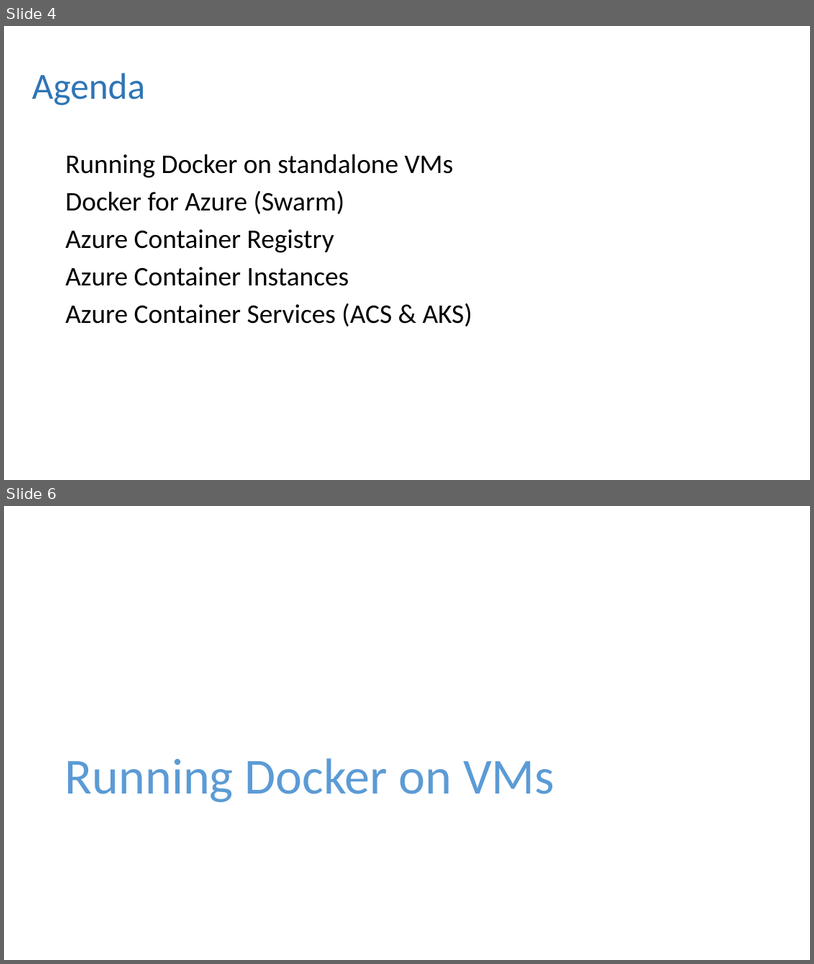
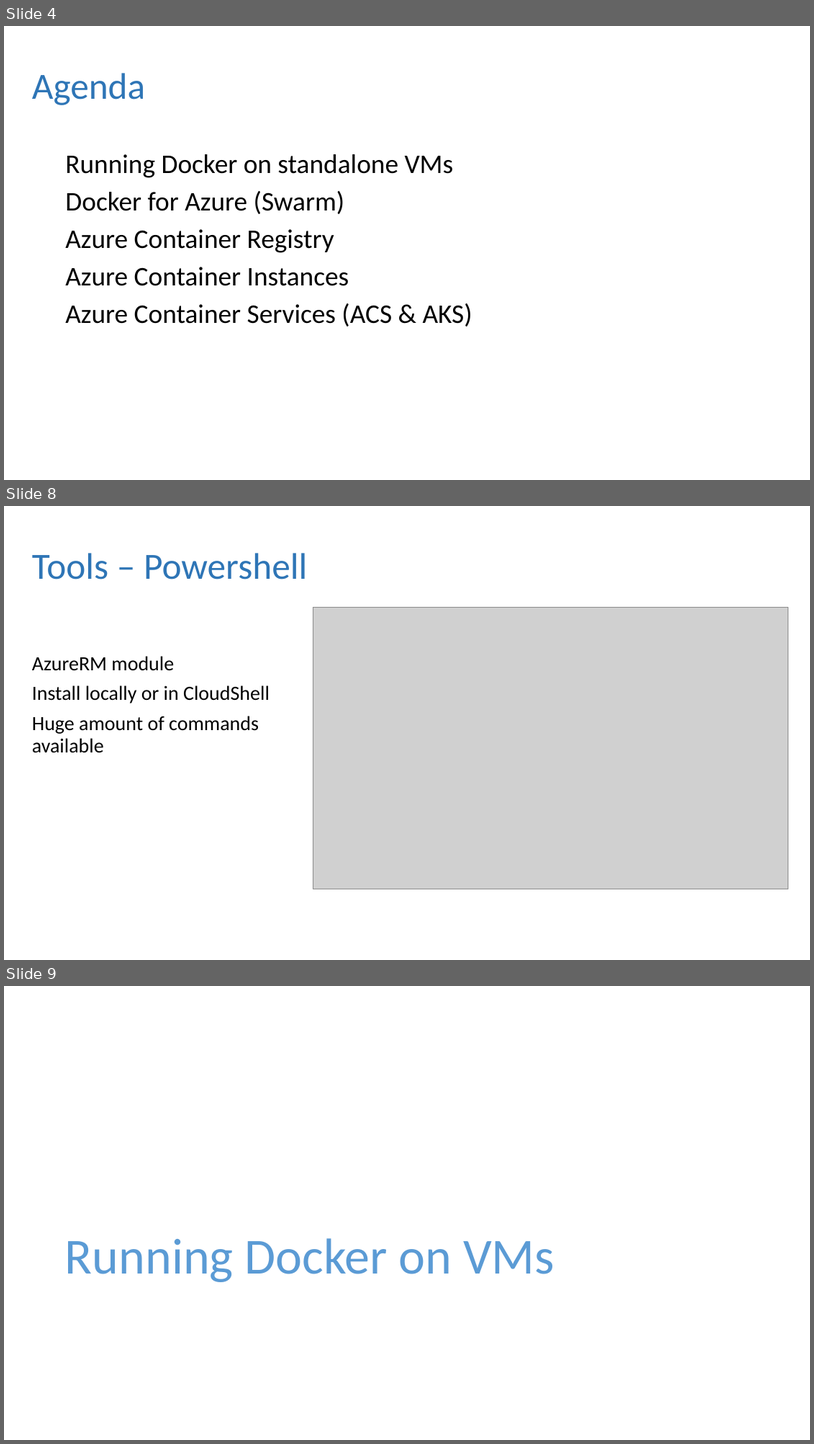
Before and after one commit to dbafromthecold/ContainersInTheCloud, a slide deck: ContainersInTheCloud.pptx. Shown one above the other, each under a label of ours: slides 4 and 6 before the commit, slides 4, 8 and 9 after it; the slides between them are not shown. The pictures are 814x964 and 814x1444 pixels, drawn with LibreOffice and Linux fonts; fonts in the diff are those of the drawing; grey boxes stand for pictures; background and template pictures are left out. Boxes give left, top, right and bottom in pixels: in the first picture for what was removed or moved away, otherwise in the second. Text is boxed around its words. In the diff, an @@ line names an element or a change of style, - is before the commit and + after.

```diff
--- a/ContainersInTheCloud.pptx
+++ b/ContainersInTheCloud.pptx
@@ slide 8 added at box(4, 506, 810, 960), background picture (left out) @@
@@ title added at box(32, 553, 307, 579), 44 pt, text #2E75B6 @@
+Tools – Powershell
@@ picture added at box(313, 607, 789, 889) @@
@@ text added at box(32, 656, 270, 753), 24 pt, text #000000 @@
+AzureRM module
+Install locally or in CloudShell
+Huge amount of commands available
@@ what was slide 6 is now slide 9 @@
```
Also in this commit, not shown: 1 slide changed, 12 other slides added, 6 slides removed, 3 other files.
